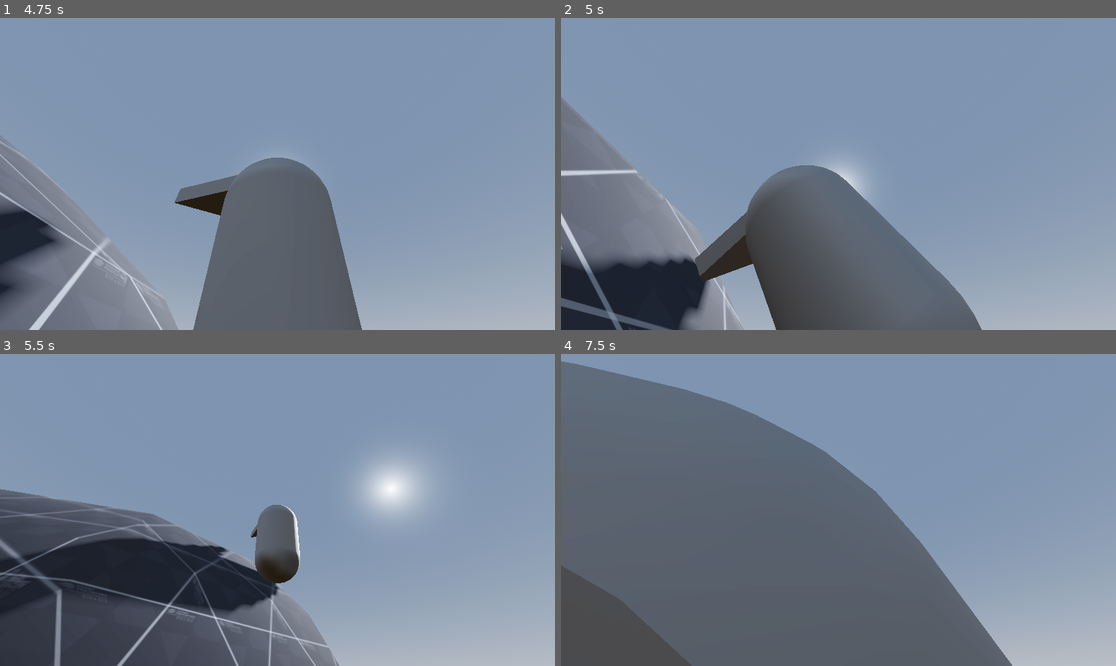
Above: before the commit, frames 1-4 (two rows, left to right).
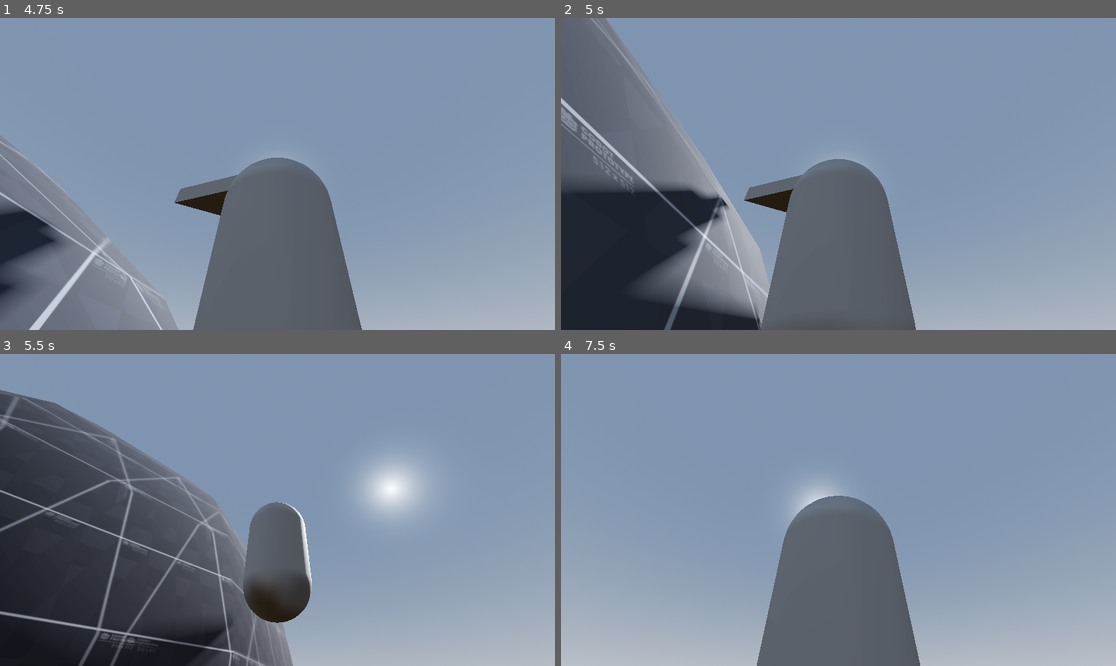
Above: after the commit, the same moments.

Repository: freddder/MountainGame
Game: Godot game, scene res://main_level.tscn
Two runs of this game, one before a commit and one after it. Both use one fixed random seed, a clock stepped at 60 frames per second and the inputs below.
Inputs (mouse positions are in pixels of both pictures, inside the frame that each line leads up to):
- Up to frame 1 (4.75 s): tap Enter at 0.5 s; move the mouse to (249, 236) at 0.52 s; press the mouse at (249, 236) at 0.53 s; hold W (move_forward) 0.53-2.78 s; tap Space (jump) at 0.77, 1.52, 3.02, 3.77, 4.52 s; move the mouse to (316, 177) at 1.27 s; release the mouse at (316, 177) at 1.28 s; click (316, 177) at 1.35 s; move the mouse to (233, 170) at 2.02 s; press the mouse at (233, 170) at 2.03 s; move the mouse to (283, 174) at 2.77 s; release the mouse at (283, 174) at 2.78 s; hold A (move_left) 2.78-3.53 s; click (283, 174) at 2.85 s; move the mouse to (255, 167) at 3.52 s; press the mouse at (255, 167) at 3.53 s; hold W (move_forward) from 3.53 s (still down); move the mouse to (305, 174) at 4.27 s; release the mouse at (305, 174) at 4.28 s; click (305, 174) at 4.35 s
- Up to frame 2 (5 s): keep holding W (move_forward)
- Up to frame 3 (5.5 s): keep holding W (move_forward); move the mouse to (249, 510) at 5.02 s; press the mouse at (249, 510) at 5.03 s
- Up to frame 4 (7.5 s): move the mouse to (849, 503) at 5.77 s; release W (move_forward) at 5.78 s; release the mouse at (849, 503) at 5.78 s; hold D (move_right) 5.78-6.53 s; click (849, 503) at 5.85 s; tap Space (jump) at 6.02, 6.77 s; move the mouse to (832, 516) at 6.52 s; press the mouse at (832, 516) at 6.53 s; hold W (move_forward) from 6.53 s (still down); move the mouse to (877, 513) at 7.27 s; release the mouse at (877, 513) at 7.28 s; click (877, 513) at 7.35 s

Frame 1 is identical in both runs. In frame 2, 27% of the frame differs, in the area x 0-76%, y 0-100%; in frame 3, 28%; in frame 4, 42%, in the area x 0-82%, y 2-100%.

Commit message:
Re-added start climb angle limit

Diff:
--- a/Player/player.gd
+++ b/Player/player.gd
@@ -79,9 +79,8 @@
 		var input_dir = get_input_dir()
 		var target_horizontal = camera_target.transform.basis.z * input_dir.y + camera_target.transform.basis.x * input_dir.x
 		target_horizontal.y = 0
-		var dot = target_horizontal.normalized().dot(-collision.get_normal().normalized()) # wrong as hell
-		if dot > highest_dot:
+		var dot = target_horizontal.normalized().dot(-collision.get_normal().normalized())
+		if dot > 0.7 and dot > highest_dot: # TODO: make 0.7 a variable in degrees
 			highest_dot = dot
 			best_collision = collision
-
 	return best_collision
--- a/Player/player_grounded.gd
+++ b/Player/player_grounded.gd
@@ -28,9 +28,6 @@
 		return
 
 	var collision = body.get_best_wall_collision()
-	if !body.is_on_floor() and collision and body.velocity.y < 0.0:
-		ChangeState.emit("climb")
-		return
 
 	var input_direction = body.get_input_dir()
 	var target_horizontal_velocity = camera_target.transform.basis.z * input_direction.y + camera_target.transform.basis.x * input_direction.x
